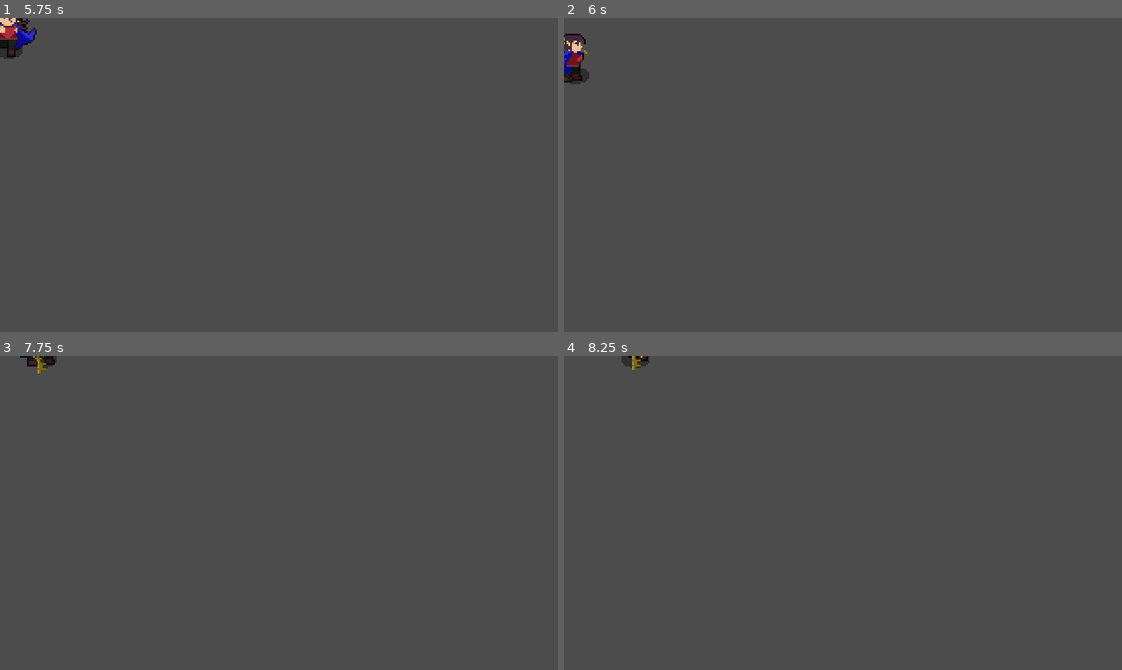
Above: before the commit, frames 1-4 (two rows, left to right).
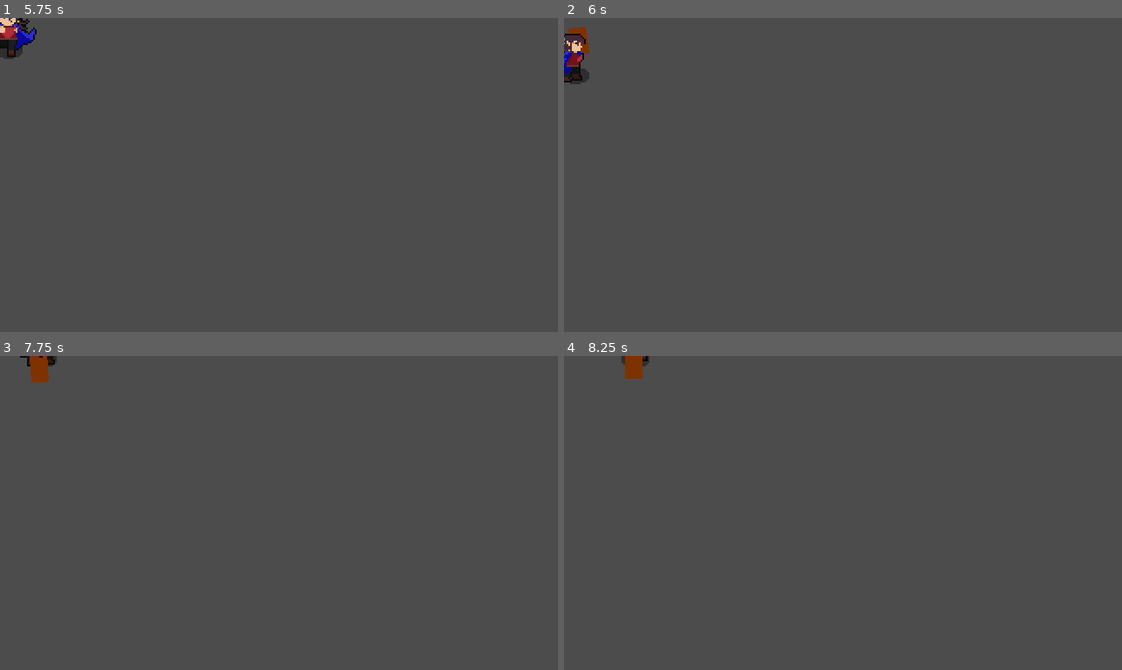
Above: after the commit, the same moments.

Repository: danezielinskinicolson/LudumDare47_team_ADFKR
Game: Godot game, scene res://Player/Player.tscn
Two runs of this game, one before a commit and one after it. Both use one fixed random seed, a clock stepped at 60 frames per second and the inputs below. This scene is started directly instead of the project's main scene.
Inputs:
- Up to frame 1 (5.75 s): tap Enter at 0.5 s; hold Right (ui_right) 0.53-1.28 s; hold Space (attack) 0.53-1.28 s; tap F (use_item) at 0.8, 1.35, 3.05, 5.3 s; hold Down (ui_down) 1.28-2.03 s; tap E (swap_item, bound only after the commit) at 1.55, 2.1, 3.8, 4.35 s; hold Right (ui_right) 2.03-2.78 s; hold Space (attack) 2.03-2.78 s; hold Up (ui_up) 2.78-3.53 s; tap Space (attack) at 2.85, 4.55 s; hold F (use_item) 3.53-4.28 s; hold Left (ui_left) 3.53-5.03 s; hold Down (ui_down) from 5.03 s (still down); hold Space (attack) from 5.03 s (still down)
- Up to frame 2 (6 s): release Down (ui_down) at 5.78 s; release Space (attack) at 5.78 s; hold Right (ui_right) from 5.78 s (still down); tap F (use_item) at 5.85 s
- Up to frame 3 (7.75 s): tap E (swap_item, bound only after the commit) at 6.05, 6.6 s; release Right (ui_right) at 6.53 s; hold Up (ui_up) 6.53-7.28 s; hold Space (attack) 6.53-7.28 s; hold Right (ui_right) from 7.28 s (still down); tap Space (attack) at 7.35 s; tap F (use_item) at 7.55 s
- Up to frame 4 (8.25 s): release Right (ui_right) at 8.03 s; hold Down (ui_down) from 8.03 s (still down); hold F (use_item) from 8.03 s (still down)

Frame 1 is identical in both runs. In frame 2, 0.1% of the frame differs, in the area x 0-5%, y 2-12%; in frame 3, 0.3%, in the area x 5-9%, y 0-9%; in frame 4, 0.2%.

Commit message:
Added item UI and animations
now they just need to do something and be aquired

Diff:
--- a/GodotProject/Player/Player.gd
+++ b/GodotProject/Player/Player.gd
@@ -2,7 +2,7 @@
 const PlayerPainSound = preload("res://Player/PlayerPain.tscn")
 const Sword = preload("res://Textures/sword.png")
 const Key = preload("res://Textures/key.png")
-
+const Log = preload("res://Textures/log.png")
 var velocity = Vector2.ZERO
 export var MAX_SPEED = 120
 export var ACC = 500
@@ -25,8 +25,7 @@
 onready var swordHitbox = $HitboxPivot/SwordHitbox
 onready var hurtBox = $Hurtbox
 onready var ItemSprite = $OnHand
-
-var Item = Key
+var Item
 func _unhandled_input(event):
 	if event.is_action_pressed("attack"):
 		ItemSprite.texture = Sword
@@ -38,7 +37,7 @@
 	stats.connect("no_health", self, "queue_free")
 	animationTree.active = true
 	swordHitbox.knockback_vector = rollvector
-
+	Item = Key
 func _physics_process(delta):
 	match state:
 		MOVE:
@@ -46,7 +45,7 @@
 		ATTACK:
 			attack_state(delta)
 		INVEN:
-			attack_state(delta)
+			inventory_state(delta)
 		INTERACT:
 			pass
 
@@ -76,6 +75,15 @@
 
 	if Input.is_action_just_pressed("use_item"):
 		state = INVEN
+		print("INVE")
+	if Input.is_action_just_pressed("swap_item"):
+		print(stats.currentInventory.size())
+		if stats.itemIndex < (stats.currentInventory.size() - 1):
+			stats.itemIndex += 1
+		else:
+			stats.itemIndex = 0
+		stats.item = stats.currentInventory[stats.itemIndex]
+		print(stats.item)
 
 func attack_state(delta):
 	velocity = Vector2.ZERO
@@ -83,7 +91,13 @@
 	pass
 
 func inventory_state(delta):
-	pass
+	velocity = Vector2.ZERO
+	if stats.item == "key":
+		Item = Key
+	if stats.item == "log":
+		Item = Log
+	ItemSprite.texture = Item
+	animationState.travel("attack")
 
 func interact_state(delta):
 	pass
--- a/GodotProject/Stats.gd
+++ b/GodotProject/Stats.gd
@@ -2,12 +2,31 @@
 
 export(int) var max_health =  1
 onready var health = max_health setget set_health
+onready var item setget set_item
+onready var itemIndex = 0 setget set_itemIndex
+onready var currentInventory = ["key","log"] setget set_currentInventory
 
 signal no_health
 signal health_changed(value)
+signal item_changed(path)
 
 func set_health(value):
 	health = value
 	emit_signal("health_changed", health)
 	if health <= 0:
 		emit_signal("no_health")
+
+func set_itemIndex(value):
+	itemIndex = value
+
+func set_currentInventory(value):
+	pass
+
+func set_item(value):
+	if value == "key":
+		emit_signal("item_changed", "res://Textures/key.png")
+		item = value
+	if value == "log":
+		emit_signal("item_changed", "res://Textures/log.png")
+		item = value
+	print(item)
--- /dev/null
+++ b/GodotProject/UI/ItemUI.gd
@@ -0,0 +1,11 @@
+extends Control
+var ItemPath setget set_item
+onready var ItemUI = $TextureRect
+# Declare member variables here. Examples:
+# var a = 2
+# var b = "text"
+func set_item(path):
+	ItemUI.texture = load(path)
+
+func _ready():
+	PlayerStats.connect("item_changed", self, "set_item")
--- /dev/null
+++ b/GodotProject/UI/ItemUI.tscn
@@ -0,0 +1,21 @@
+[gd_scene load_steps=2 format=2]
+
+[ext_resource path="res://UI/ItemUI.gd" type="Script" id=1]
+
+[node name="ItemUI" type="Control"]
+anchor_right = 1.0
+anchor_bottom = 1.0
+margin_right = -304.0
+margin_bottom = -164.0
+script = ExtResource( 1 )
+__meta__ = {
+"_edit_group_": true,
+"_edit_use_anchors_": false
+}
+
+[node name="TextureRect" type="TextureRect" parent="."]
+margin_right = 16.0
+margin_bottom = 16.0
+__meta__ = {
+"_edit_use_anchors_": false
+}
--- a/GodotProject/project.godot
+++ b/GodotProject/project.godot
@@ -94,6 +94,11 @@
 "events": [ Object(InputEventKey,"resource_local_to_scene":false,"resource_name":"","device":0,"alt":false,"shift":false,"control":false,"meta":false,"command":false,"pressed":false,"scancode":70,"unicode":0,"echo":false,"script":null)
  ]
 }
+swap_item={
+"deadzone": 0.5,
+"events": [ Object(InputEventKey,"resource_local_to_scene":false,"resource_name":"","device":0,"alt":false,"shift":false,"control":false,"meta":false,"command":false,"pressed":false,"scancode":69,"unicode":0,"echo":false,"script":null)
+ ]
+}
 
 [layer_names]
 
--- a/GodotProject/world.tscn
+++ b/GodotProject/world.tscn
@@ -17,6 +17,7 @@
 [ext_resource path="res://world/BigTree.tscn" type="PackedScene" id=15]
 [ext_resource path="res://Textures/TreeTop.png" type="Texture" id=16]
 [ext_resource path="res://HealthDrop.tscn" type="PackedScene" id=17]
+[ext_resource path="res://UI/ItemUI.tscn" type="PackedScene" id=18]
 
 [sub_resource type="TileSet" id=1]
 0/name = "DirtTileset.png 0"
@@ -661,6 +662,18 @@
 
 [node name="HealthUI" parent="CanvasLayer" instance=ExtResource( 9 )]
 
+[node name="ItemUI" parent="CanvasLayer" instance=ExtResource( 18 )]
+margin_left = 18.0
+margin_top = 17.0
+margin_right = -286.0
+margin_bottom = -147.0
+
+[node name="TextureRect" parent="CanvasLayer/ItemUI" index="0"]
+margin_left = 6.0
+margin_top = 7.0
+margin_right = 22.0
+margin_bottom = 23.0
+
 [node name="Camera2D" type="Camera2D" parent="."]
 position = Vector2( 64, 32 )
 current = true
@@ -693,6 +706,8 @@
 [connection signal="body_entered" from="PortalLeft" to="." method="_on_PortalLeft_body_entered"]
 [connection signal="body_entered" from="PortalRight" to="." method="_on_PortalRight_body_entered"]
 
+[editable path="CanvasLayer/ItemUI"]
+
 [editable path="PortalLeft"]
 
 [editable path="PortalRight"]
Binary file added: GodotProject/Textures/log.png
Not shown, added: GodotProject/Textures/log.png.import
Not shown: 1 places in GodotProject/world.tscn that only renumber resources
